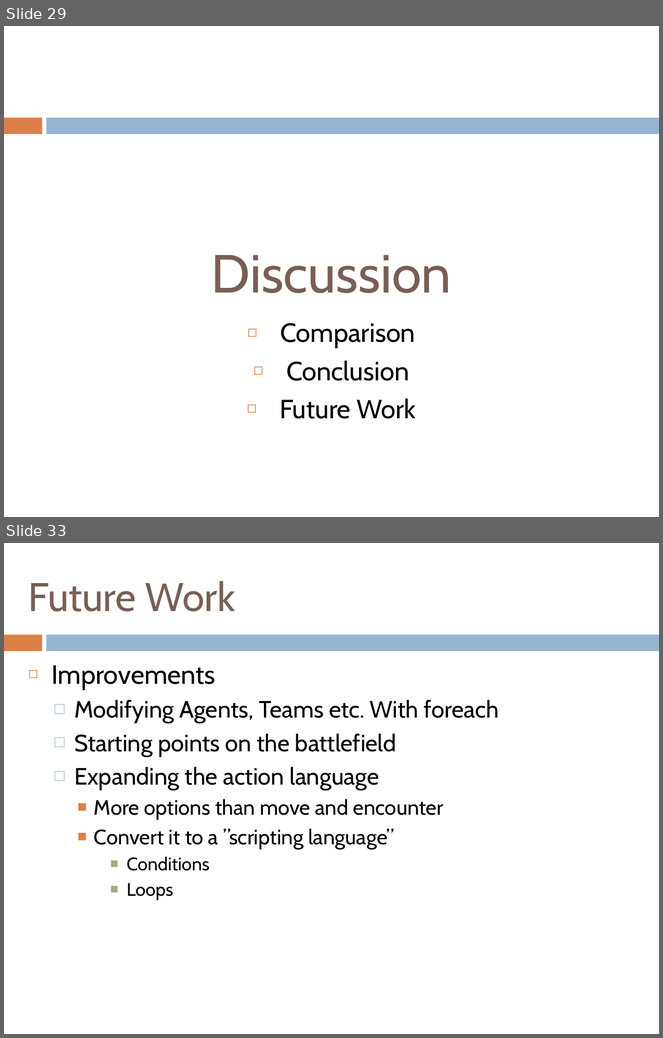
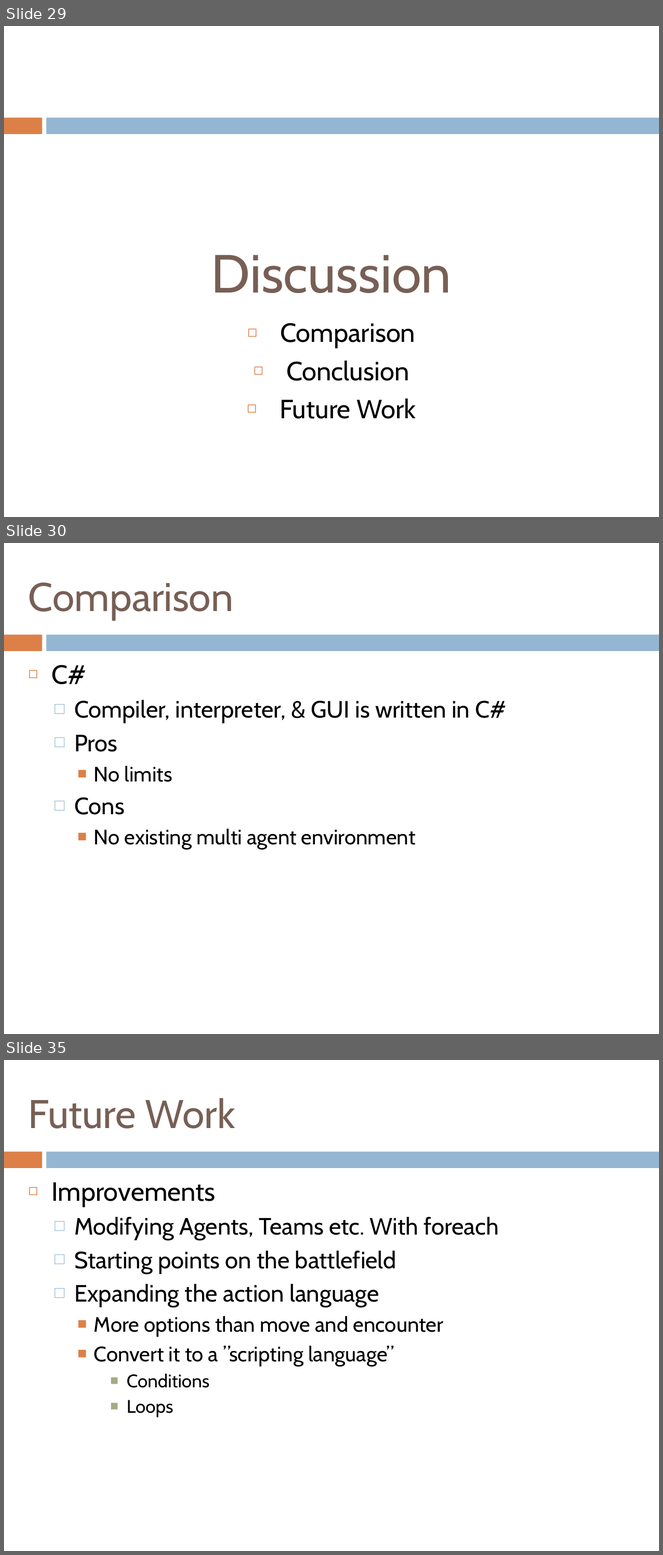
Before and after one commit to henrikklarup/sw402a, a slide deck: Project/præsentation/lasse.pptx. Shown one above the other, each under a label of ours: slides 29 and 33 before the commit, slides 29, 30 and 35 after it; the slides between them are not shown. The pictures are 663x1038 and 663x1555 pixels, drawn with LibreOffice and Linux fonts; fonts in the diff are those of the drawing. Boxes give left, top, right and bottom in pixels: in the first picture for what was removed or moved away, otherwise in the second. Text is boxed around its words. In the diff, an @@ line names an element or a change of style, - is before the commit and + after.

```diff
--- a/Project/præsentation/lasse.pptx
+++ b/Project/præsentation/lasse.pptx
@@ slide 30 added at [4,543,659,1034], background #FFFFFF; not listed: 2 template elements that a slide beside it also shows @@
@@ title added at [28,583,233,620], 44 pt, text #775F55 @@
+Comparison
@@ text added at [51,665,506,849], 26 pt, text #000000 @@
+◻ C#
+  □ Compiler, interpreter, & GUI is written in C#
+  □ Pros
+    ■ No limits
+  □ Cons
+    ■ No existing multi agent environment
@@ what was slide 33 is now slide 35 @@
```
Also in this commit, not shown: 5 slides changed, 1 other slide added.
